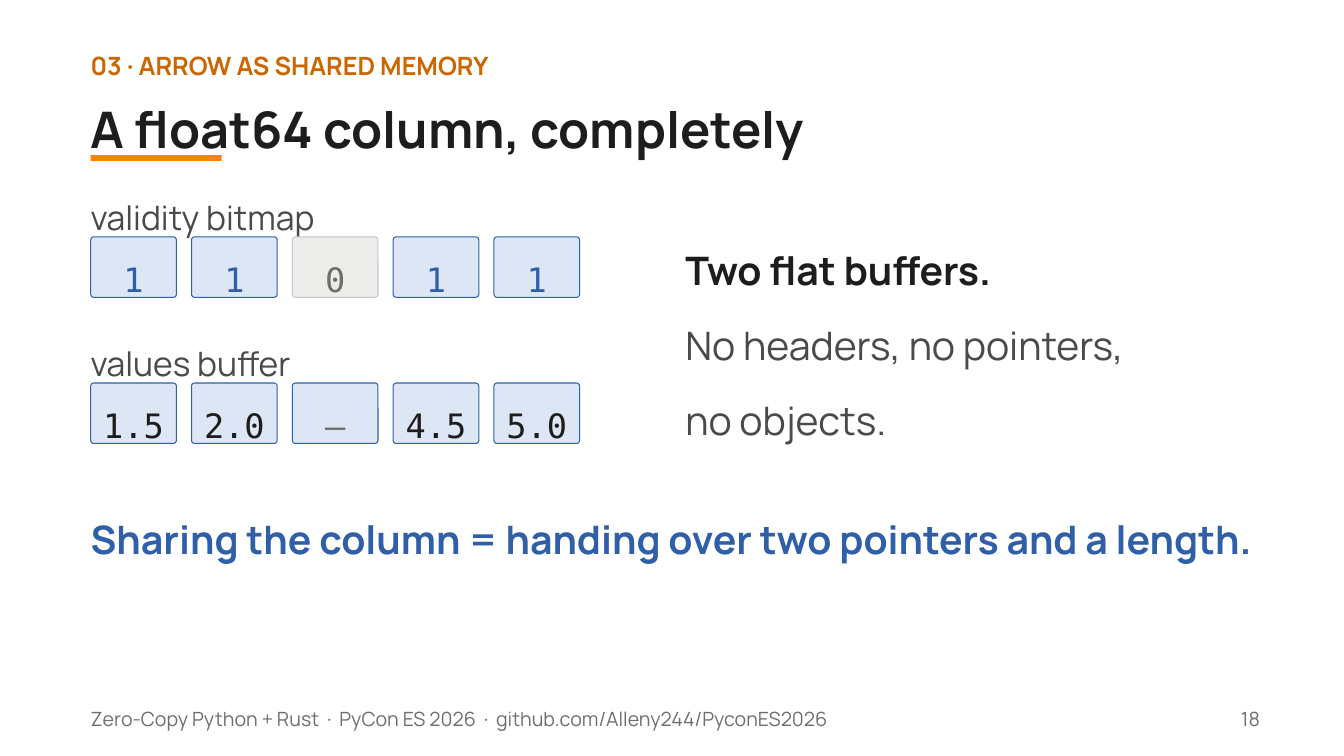
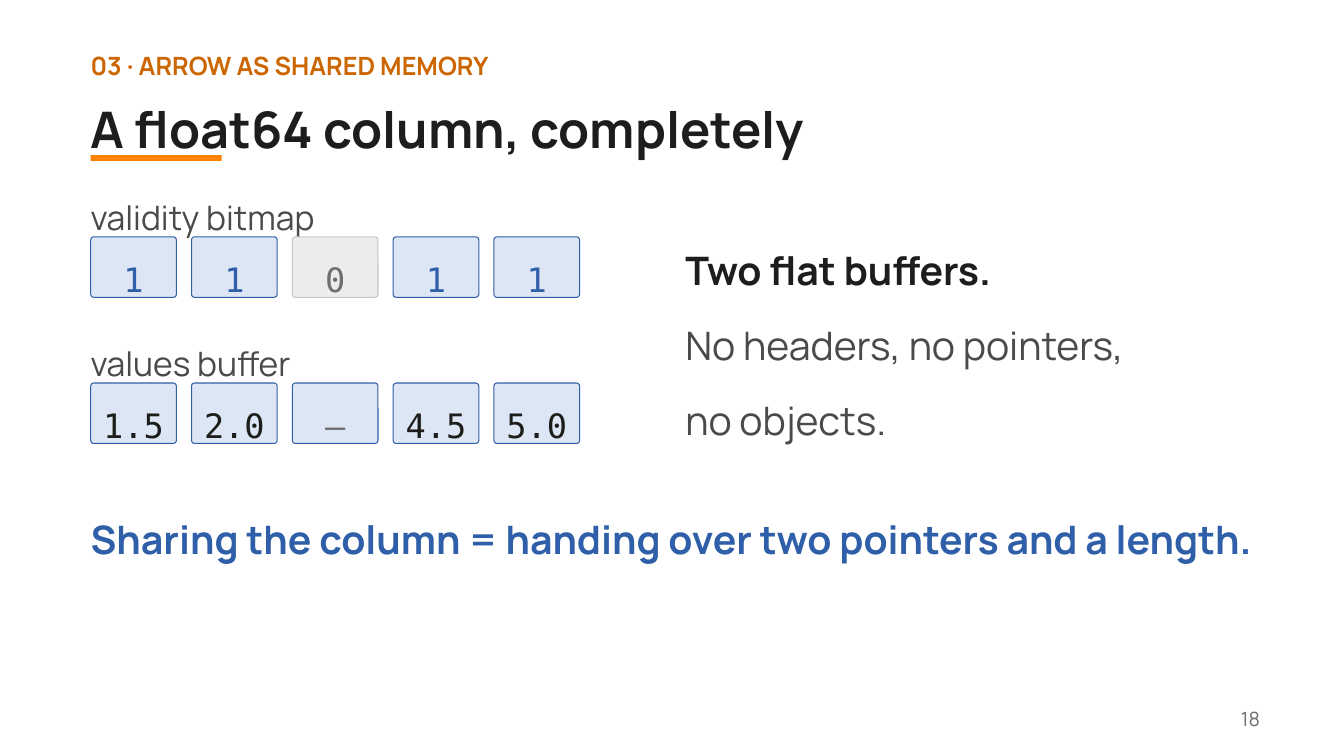
Before and after one commit to Alleny244/PyconES2026, a slide deck: slide 18 of slides/pycones2026-zero-copy-python-rust.pptx. Drawn at 1344x756 pixels with LibreOffice and Linux fonts; fonts in the diff are those of the drawing. Boxes give left, top, right and bottom in pixels: in the first picture for what was removed or moved away, otherwise in the second. Text is boxed around its words. In the diff, an @@ line names an element or a change of style, - is before the commit and + after.

Commit message:
Prepared Demo and slides for PyconES26:V3

```diff
--- a/slides/pycones2026-zero-copy-python-rust.pptx
+++ b/slides/pycones2026-zero-copy-python-rust.pptx
@@ text removed at (x1=91, y1=711, x2=827, y2=731) @@
-Zero-Copy Python + Rust · PyCon ES 2026 · github.com/Alleny244/PyconES2026
```
Also in this commit, not shown: 37 other slides changed, 1 other file.
